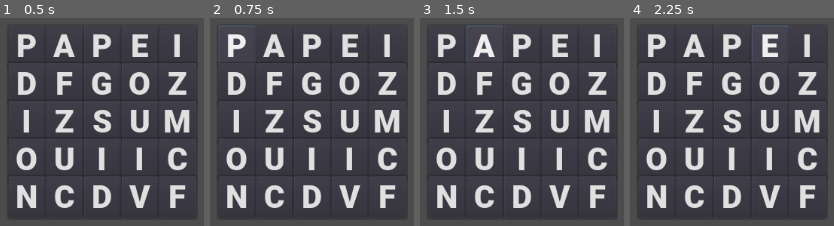
Above: before the commit, frames 1-4 (left to right).
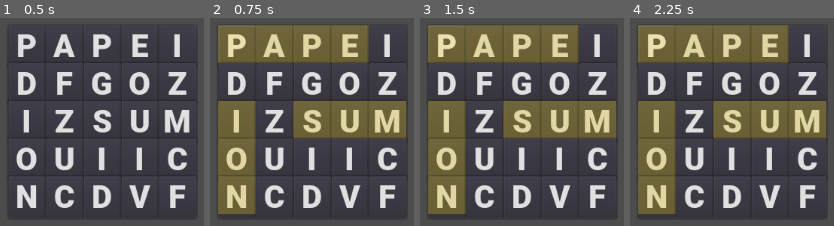
Above: after the commit, the same moments.

Repository: utecht/ld41
Game: Godot game, scene res://Board.tscn
Two runs of this game, one before a commit and one after it. Both use one fixed random seed, a clock stepped at 60 frames per second and the inputs below. The project has no main scene, so this scene is started directly.
Inputs:
- Up to frame 1 (0.5 s): no input
- Up to frame 2 (0.75 s): click "P" at 0.5 s
- Up to frame 3 (1.5 s): click "A" at 1.25 s
- Up to frame 4 (2.25 s): click "E" at 2 s

Frame 1 is identical in both runs. In frame 2, 33% of the frame differs, in the area x 3-97%, y 3-95%; in frame 3, 33%; in frame 4, 33%.

Commit message:
basic gameplay working

Diff:
--- a/Board.gd
+++ b/Board.gd
@@ -9,8 +9,18 @@
 var starting_pos
 var current_letter
 var dragging = false
+var wordlist = []
+var to_be_replaced = []
 
 func _ready():
+	randomize()
+	var word_file = File.new()
+	word_file.open("res://small_words.txt", word_file.READ)
+	while !word_file.eof_reached():
+		var line = word_file.get_line()
+		wordlist.append(line)
+	word_file.close()
+
 	for i in range(size):
 		var letter = Letter.instance()
 		letter.letter = LETTERS[randi() % LETTERS.size()]
@@ -22,6 +32,69 @@
 		letter.connect("dropped", self, "_dropped")
 		board.append(letter)
 
+func check_horizontal(start, end):
+	var word = ""
+	for i in range(start, end + 1):
+		word += board[i].letter
+	if wordlist.has(word.to_lower()):
+		return [range(start, end + 1), word]
+
+func search_horizontal(row_num):
+	#print("searching - ", index)
+	var results = []
+	var start_row = row_num * 5
+	var end_row = start_row + 4
+	# is the entire row a word
+	results.append(check_horizontal(start_row, end_row))
+	# check the 4s
+	results.append(check_horizontal(start_row, end_row - 1))
+	results.append(check_horizontal(start_row + 1, end_row))
+	# check the 3s
+	results.append(check_horizontal(start_row, end_row - 2))
+	results.append(check_horizontal(start_row + 1, end_row - 1))
+	results.append(check_horizontal(start_row + 2, end_row))
+	return results
+
+func check_vertical(start, end):
+	var word = ""
+	for i in range(start, end + 5, 5):
+		#print("start: ", start, " end: ", end, " i: ", i)
+		word += board[i].letter
+	if wordlist.has(word.to_lower()):
+		return [range(start, end + 5, 5), word]
+
+func search_vertical(column_num):
+	var results = []
+	var start_col = column_num
+	var end_col = column_num + 20
+	# is entire column a word
+	results.append(check_vertical(start_col, end_col))
+	# check the 4s
+	results.append(check_vertical(start_col, end_col - 5))
+	results.append(check_vertical(start_col + 5, end_col))
+	# check the 3s
+	results.append(check_vertical(start_col, end_col - 10))
+	results.append(check_vertical(start_col + 5, end_col - 5))
+	results.append(check_vertical(start_col + 10, end_col))
+	return results
+
+func word_search():
+	var results = []
+	for starting_pos in range(5):
+		for result in search_horizontal(starting_pos):
+			if result != null and !results.has(result):
+				results.append(result)
+		for result in search_vertical(starting_pos):
+			if result != null and !results.has(result):
+				results.append(result)
+	print(results)
+	for result in results:
+		for letter_index in result[0]:
+			if !to_be_replaced.has(letter_index):
+				to_be_replaced.append(letter_index)
+			board[letter_index].highlight()
+	$Reset.start()
+
 func _picked_up(letter):
 	current_letter = letter
 	starting_pos = letter.global_position
@@ -30,19 +103,27 @@
 func _dropped(letter):
 	letter.global_position = starting_pos
 	dragging = false
+	word_search()
 
 func _process(delta):
-	var pos = get_global_mouse_position() - global_position + Vector2(25, 25)
-	pos.x = clamp(pos.x, 0, 249)
-	pos.y = clamp(pos.y, 0, 249)
-	var cur_x = int(pos.x) / 50
-	var cur_y = int(pos.y) / 50
-	var index = (cur_y * 5) + cur_x
-	if dragging and board.find(current_letter) != index:
-		var swap = board[index]
-		var swap_index = board.find(current_letter)
-		board[swap_index] = swap
-		board[index] = current_letter
-		var new_pos = swap.global_position
-		swap.global_position = starting_pos
-		starting_pos = new_pos
+	if dragging:
+		var pos = get_global_mouse_position() - global_position + Vector2(25, 25)
+		pos.x = clamp(pos.x, 0, 249)
+		pos.y = clamp(pos.y, 0, 249)
+		var cur_x = int(pos.x) / 50
+		var cur_y = int(pos.y) / 50
+		var index = (cur_y * 5) + cur_x
+		if board.find(current_letter) != index:
+			var swap = board[index]
+			var swap_index = board.find(current_letter)
+			board[swap_index] = swap
+			board[index] = current_letter
+			var new_pos = swap.global_position
+			swap.global_position = starting_pos
+			starting_pos = new_pos
+
+
+func _on_Reset_timeout():
+	for letter_index in to_be_replaced:
+		board[letter_index].reset(LETTERS[randi() % LETTERS.size()])
+	to_be_replaced = []
--- a/Board.tscn
+++ b/Board.tscn
@@ -9,3 +9,12 @@
 script = ExtResource( 1 )
 _sections_unfolded = [ "Transform" ]
 Letter = ExtResource( 2 )
+
+[node name="Reset" type="Timer" parent="." index="0"]
+
+process_mode = 1
+wait_time = 3.0
+one_shot = false
+autostart = false
+
+[connection signal="timeout" from="Reset" to="." method="_on_Reset_timeout"]
--- a/Letter.tscn
+++ b/Letter.tscn
@@ -16,10 +16,7 @@
 position = Vector2( 25, 25 )
 script = ExtResource( 1 )
 _sections_unfolded = [ "Transform" ]
-__meta__ = {
-"_edit_group_": true
-}
-letter = null
+letter = "B"
 
 [node name="Button" type="Button" parent="." index="0"]
 
@@ -47,6 +44,26 @@
 align = 1
 _sections_unfolded = [ "Margin", "Rect", "custom_fonts" ]
 
+[node name="Highlight" type="ColorRect" parent="." index="1"]
+
+visible = false
+anchor_left = 0.0
+anchor_top = 0.0
+anchor_right = 0.0
+anchor_bottom = 0.0
+margin_left = -25.0
+margin_top = -25.0
+margin_right = 25.0
+margin_bottom = 25.0
+rect_pivot_offset = Vector2( 0, 0 )
+rect_clip_content = false
+mouse_filter = 0
+mouse_default_cursor_shape = 0
+size_flags_horizontal = 1
+size_flags_vertical = 1
+color = Color( 0.878906, 0.757134, 0.0995636, 0.298314 )
+_sections_unfolded = [ "Margin", "Visibility" ]
+
 [connection signal="button_down" from="Button" to="." method="_on_Button_button_down"]
 
 [connection signal="button_up" from="Button" to="." method="_on_Button_button_up"]
--- a/Node2D.gd
+++ b/Node2D.gd
@@ -8,6 +8,14 @@
 
 func _ready():
 	$Button.text = letter
+
+func highlight():
+	$Highlight.visible = true
+
+func reset(new_letter):
+	letter = new_letter
+	$Button.text = letter
+	$Highlight.visible = false
 
 func _process(delta):
 	# Called every frame. Delta is time since last frame.
